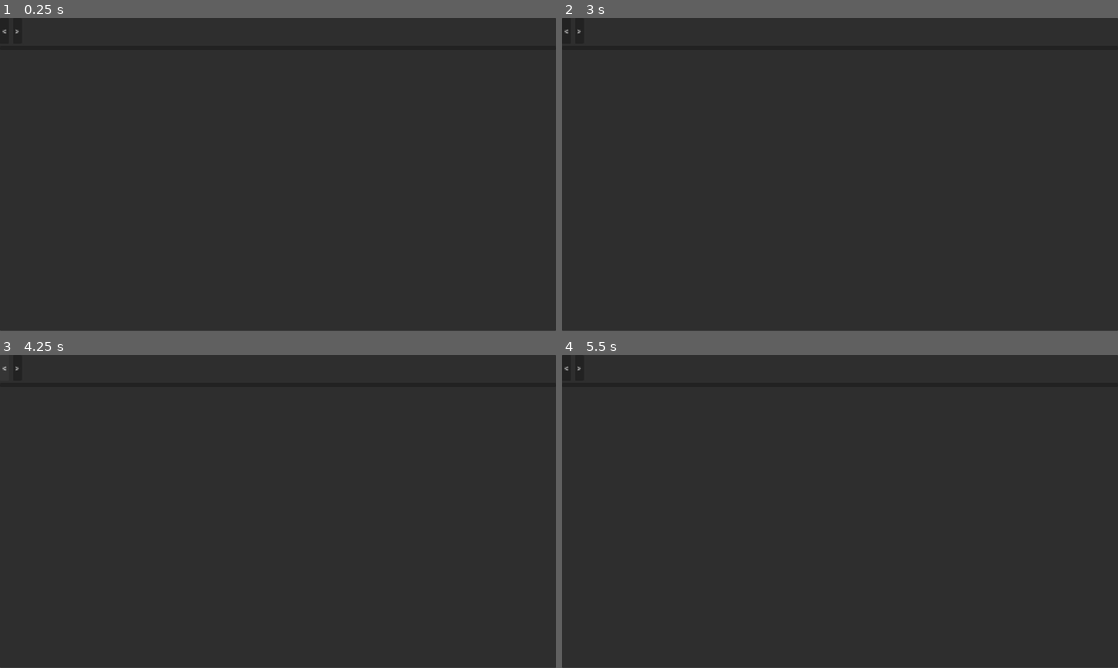
Above: before the commit, frames 1-4 (two rows, left to right).
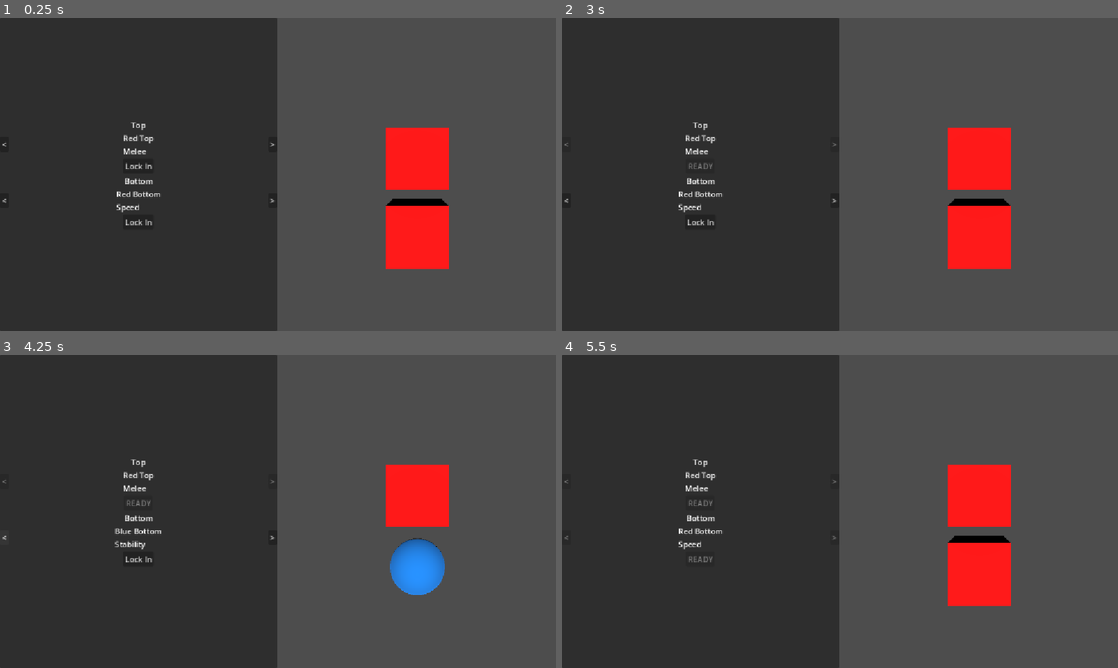
Above: after the commit, the same moments.

Repository: The-MEDINA/SNAP-back
Game: Godot game, scene res://Scenes/CharacterSelection.tscn
Same seed, same stepped clock (60 frames per second), same inputs: the game is played once before the commit and once after it. This scene is started directly instead of the project's main scene.
Inputs (mouse positions are in pixels of both pictures, inside the frame that each line leads up to):
- Up to frame 1 (0.25 s): no input
- Up to frame 2 (3 s): click "<" at 0.5 s; click ">" at 1.25 s; click (840, 49) at 2.02 s; click (701, 165) at 2.75 s, where only the run after the commit has a clickable "Lock In"
- Up to frame 3 (4.25 s): click "<" at 3.5 s
- Up to frame 4 (5.5 s): click ">" at 4.25 s; click (701, 558) at 5 s, where only the run after the commit has a clickable "Lock In"

The runs differ from the first frame. In frame 1, 50% of the frame differs, in the area x 0-100%, y 0-100%; in frame 2, 50%; in frame 3, 50%; in frame 4, 50%.

Commit message:
Made character selection screen
Able to cycle through an array of characters (only temp shapes for debugging)

Diff:
--- a/snap-back/Scenes/CharacterSelection.tscn
+++ b/snap-back/Scenes/CharacterSelection.tscn
@@ -1,49 +1,136 @@
 [gd_scene format=3 uid="uid://cg428p35w5yyh"]
 
-[node name="CharacterSelection" type="Control" unique_id=1551737255]
+[ext_resource type="Script" uid="uid://bpbndav6i0rmi" path="res://Scenes/button_manager.gd" id="1_ejqe8"]
+
+[node name="CharacterSelect" type="Control" unique_id=480896808 node_paths=PackedStringArray("top_mesh_node", "bottom_mesh_node")]
 layout_mode = 3
 anchors_preset = 15
 anchor_right = 1.0
 anchor_bottom = 1.0
-offset_right = -467.0
-offset_bottom = -279.0
+grow_horizontal = 2
+grow_vertical = 2
+script = ExtResource("1_ejqe8")
+top_mesh_node = NodePath("MainHBoxContainer/SubViewportContainer/SubViewport/Node3D/Skeleton3D/MeshInstance3D")
+bottom_mesh_node = NodePath("MainHBoxContainer/SubViewportContainer/SubViewport/Node3D/Skeleton3D/MeshInstance3D2")
+
+[node name="MainHBoxContainer" type="HBoxContainer" parent="." unique_id=1870354763]
+layout_mode = 1
+anchors_preset = -1
+anchor_right = 1.0
+anchor_bottom = 1.0
 grow_horizontal = 2
 grow_vertical = 2
 
-[node name="PanelContainer" type="PanelContainer" parent="." unique_id=973122732]
-layout_mode = 1
-anchors_preset = -1
-offset_right = 1152.0
-offset_bottom = 647.0
+[node name="PanelContainer" type="PanelContainer" parent="MainHBoxContainer" unique_id=475021622]
+layout_mode = 2
+size_flags_horizontal = 3
 
-[node name="VBoxContainer" type="VBoxContainer" parent="PanelContainer" unique_id=1347010449]
+[node name="MarginContainer" type="MarginContainer" parent="MainHBoxContainer/PanelContainer" unique_id=307594341]
 layout_mode = 2
 
-[node name="HBoxContainer" type="HBoxContainer" parent="PanelContainer/VBoxContainer" unique_id=499484419]
+[node name="VBoxContainer" type="VBoxContainer" parent="MainHBoxContainer/PanelContainer/MarginContainer" unique_id=819550477]
+layout_mode = 2
+size_flags_vertical = 4
+
+[node name="Top" type="Label" parent="MainHBoxContainer/PanelContainer/MarginContainer/VBoxContainer" unique_id=233345948]
+layout_mode = 2
+size_flags_horizontal = 4
+text = "Top"
+
+[node name="HBoxContainer" type="HBoxContainer" parent="MainHBoxContainer/PanelContainer/MarginContainer/VBoxContainer" unique_id=183221713]
 layout_mode = 2
 
-[node name="PreviousBtn" type="Button" parent="PanelContainer/VBoxContainer/HBoxContainer" unique_id=767940522]
+[node name="TopPrevBtn" type="Button" parent="MainHBoxContainer/PanelContainer/MarginContainer/VBoxContainer/HBoxContainer" unique_id=1572036947]
 layout_mode = 2
+size_flags_horizontal = 0
+size_flags_vertical = 4
 text = "<"
 
-[node name="DisplayVBox" type="VBoxContainer" parent="PanelContainer/VBoxContainer/HBoxContainer" unique_id=1184417922]
+[node name="VBoxContainer" type="VBoxContainer" parent="MainHBoxContainer/PanelContainer/MarginContainer/VBoxContainer/HBoxContainer" unique_id=1463362285]
+layout_mode = 2
+size_flags_horizontal = 6
+size_flags_vertical = 4
+
+[node name="TopNameLabel" type="Label" parent="MainHBoxContainer/PanelContainer/MarginContainer/VBoxContainer/HBoxContainer/VBoxContainer" unique_id=981552109]
+layout_mode = 2
+text = "Name"
+
+[node name="TopRoleLabel" type="Label" parent="MainHBoxContainer/PanelContainer/MarginContainer/VBoxContainer/HBoxContainer/VBoxContainer" unique_id=493588580]
+layout_mode = 2
+text = "Role"
+
+[node name="TopNextBtn" type="Button" parent="MainHBoxContainer/PanelContainer/MarginContainer/VBoxContainer/HBoxContainer" unique_id=66782738]
+layout_mode = 2
+size_flags_horizontal = 4
+size_flags_vertical = 4
+text = ">"
+
+[node name="TopLockInButton" type="Button" parent="MainHBoxContainer/PanelContainer/MarginContainer/VBoxContainer" unique_id=5843294]
+layout_mode = 2
+size_flags_horizontal = 4
+size_flags_vertical = 4
+text = "Lock In
+"
+
+[node name="Bottom" type="Label" parent="MainHBoxContainer/PanelContainer/MarginContainer/VBoxContainer" unique_id=2107551480]
+layout_mode = 2
+size_flags_horizontal = 4
+text = "Bottom"
+
+[node name="HBoxContainer2" type="HBoxContainer" parent="MainHBoxContainer/PanelContainer/MarginContainer/VBoxContainer" unique_id=107434215]
 layout_mode = 2
 
-[node name="CharcterTexture" type="TextureRect" parent="PanelContainer/VBoxContainer/HBoxContainer/DisplayVBox" unique_id=390576847]
+[node name="BottomPrevBtn" type="Button" parent="MainHBoxContainer/PanelContainer/MarginContainer/VBoxContainer/HBoxContainer2" unique_id=1198520786]
 layout_mode = 2
+size_flags_horizontal = 0
+size_flags_vertical = 4
+text = "<"
 
-[node name="Name" type="Label" parent="PanelContainer/VBoxContainer/HBoxContainer/DisplayVBox" unique_id=1717736510]
+[node name="VBoxContainer" type="VBoxContainer" parent="MainHBoxContainer/PanelContainer/MarginContainer/VBoxContainer/HBoxContainer2" unique_id=520748911]
 layout_mode = 2
+size_flags_horizontal = 6
+size_flags_vertical = 4
 
-[node name="RoleLabel" type="Label" parent="PanelContainer/VBoxContainer/HBoxContainer/DisplayVBox" unique_id=1147773128]
+[node name="BottomNameLabel" type="Label" parent="MainHBoxContainer/PanelContainer/MarginContainer/VBoxContainer/HBoxContainer2/VBoxContainer" unique_id=1254839490]
 layout_mode = 2
+text = "Name"
 
-[node name="NextBtn" type="Button" parent="PanelContainer/VBoxContainer/HBoxContainer" unique_id=1003212149]
+[node name="BottomRoleLabel" type="Label" parent="MainHBoxContainer/PanelContainer/MarginContainer/VBoxContainer/HBoxContainer2/VBoxContainer" unique_id=1149499393]
 layout_mode = 2
+text = "Role"
+
+[node name="BottomNextBtn" type="Button" parent="MainHBoxContainer/PanelContainer/MarginContainer/VBoxContainer/HBoxContainer2" unique_id=1167250052]
+layout_mode = 2
+size_flags_horizontal = 4
+size_flags_vertical = 4
 text = ">"
 
-[node name="LockInBtn" type="Button" parent="PanelContainer/VBoxContainer" unique_id=1178217051]
+[node name="BottomLockInButton" type="Button" parent="MainHBoxContainer/PanelContainer/MarginContainer/VBoxContainer" unique_id=2012523151]
 layout_mode = 2
+size_flags_horizontal = 4
+size_flags_vertical = 4
+text = "Lock In
+"
 
-[node name="StatusLabel" type="Label" parent="PanelContainer/VBoxContainer" unique_id=1262838331]
+[node name="SubViewportContainer" type="SubViewportContainer" parent="MainHBoxContainer" unique_id=301152440]
 layout_mode = 2
+size_flags_horizontal = 3
+stretch = true
+
+[node name="SubViewport" type="SubViewport" parent="MainHBoxContainer/SubViewportContainer" unique_id=1816881582]
+size = Vector2i(574, 648)
+
+[node name="Camera3D" type="Camera3D" parent="MainHBoxContainer/SubViewportContainer/SubViewport" unique_id=147444632]
+transform = Transform3D(1, 0, 0, 0, 1, 0, 0, 0, 1, 0, 1, 3)
+
+[node name="DirectionalLight3D" type="DirectionalLight3D" parent="MainHBoxContainer/SubViewportContainer/SubViewport" unique_id=962340239]
+
+[node name="Node3D" type="Node3D" parent="MainHBoxContainer/SubViewportContainer/SubViewport" unique_id=1337370511]
+
+[node name="Skeleton3D" type="Skeleton3D" parent="MainHBoxContainer/SubViewportContainer/SubViewport/Node3D" unique_id=756477417]
+
+[node name="MeshInstance3D" type="MeshInstance3D" parent="MainHBoxContainer/SubViewportContainer/SubViewport/Node3D/Skeleton3D" unique_id=1109766035]
+transform = Transform3D(1, 0, 0, 0, 1, 0, 0, 0, 1, 0, 1.2, 0)
+
+[node name="MeshInstance3D2" type="MeshInstance3D" parent="MainHBoxContainer/SubViewportContainer/SubViewport/Node3D/Skeleton3D" unique_id=742495059]
+transform = Transform3D(1, 0, 0, 0, 1, 0, 0, 0, 1, 0, 0.2, 0)
--- a/snap-back/Scenes/button_manager.gd
+++ b/snap-back/Scenes/button_manager.gd
@@ -1,34 +1,158 @@
 extends Control
 
-# Character Data Structure
-class CharacterData:
+# Character Data
+class CharacterPart:
 	var name: String
 	var role: String
-	var texture: Texture2D
+	var mesh: Mesh
 
-	func _init(p_name: String, p_role: String, p_texture: Texture2D) -> void:
+	func _init(p_name: String, p_role: String,p_mesh: Mesh) -> void:
 		name = p_name
-		texture = p_texture
-
-@onready var avatar_texture: TextureRect = $CardPanel/VBoxContainer/CarouselHBox/DisplayVBox/AvatarTexture
-@onready var name_label: Label = $CardPanel/VBoxContainer/CarouselHBox/DisplayVBox/NameLabel
-@onready var prev_button: Button = $CardPanel/VBoxContainer/CarouselHBox/PrevButton
-@onready var next_button: Button = $CardPanel/VBoxContainer/CarouselHBox/NextButton
-@onready var lock_button: Button = $CardPanel/VBoxContainer/LockInButton
-@onready var status_label: Label = $CardPanel/VBoxContainer/StatusLabel
-
-signal character_selected(character_data: CharacterData)
-
-var characters: Array[CharacterData] = []
-var current_index: int = 0
-var is_locked: bool = false
+		role = p_role
+		mesh = p_mesh
 
 
+#UI References
+#Top References
+@onready var top_name_label: Label = $MainHBoxContainer/PanelContainer/MarginContainer/VBoxContainer/HBoxContainer/VBoxContainer/TopNameLabel
+@onready var top_role_label: Label = $MainHBoxContainer/PanelContainer/MarginContainer/VBoxContainer/HBoxContainer/VBoxContainer/TopRoleLabel
+@onready var top_prev_btn: Button = $MainHBoxContainer/PanelContainer/MarginContainer/VBoxContainer/HBoxContainer/TopPrevBtn
+@onready var top_next_btn: Button = $MainHBoxContainer/PanelContainer/MarginContainer/VBoxContainer/HBoxContainer/TopNextBtn
+@onready var top_lock_btn: Button = $MainHBoxContainer/PanelContainer/MarginContainer/VBoxContainer/TopLockInButton
+#Bottom References
+@onready var bottom_name_label: Label = $MainHBoxContainer/PanelContainer/MarginContainer/VBoxContainer/HBoxContainer2/VBoxContainer/BottomNameLabel
+@onready var bottom_role_label: Label = $MainHBoxContainer/PanelContainer/MarginContainer/VBoxContainer/HBoxContainer2/VBoxContainer/BottomRoleLabel
+@onready var bottom_prev_btn: Button = $MainHBoxContainer/PanelContainer/MarginContainer/VBoxContainer/HBoxContainer2/BottomPrevBtn
+@onready var bottom_next_btn: Button = $MainHBoxContainer/PanelContainer/MarginContainer/VBoxContainer/HBoxContainer2/BottomNextBtn
+@onready var bottom_lock_btn: Button = $MainHBoxContainer/PanelContainer/MarginContainer/VBoxContainer/BottomLockInButton
+
+#3D Mesh Instance References
+@export var top_mesh_node: MeshInstance3D
+@export var bottom_mesh_node: MeshInstance3D
+
+#Character Part State Tracking
+#Array of character parts
+var top_parts: Array[CharacterPart] = []
+var bottom_parts: Array[CharacterPart] = []
+
+#Tracking current character shown
+var current_top_index: int = 0
+var current_bottom_index: int = 0
+
+#Check if locked in top and bottom
+var p1_locked: bool = false
+var p2_locked: bool = false
+
+#Start
 func _ready() -> void:
-	# Load sample character data
-	characters = [
-		CharacterData.new("Valerie", "Vanguard / Tank", preload("res://icon.svg")),
-		CharacterData.new("Jax", "Duelist / Speed", preload("res://icon.svg")),
-		CharacterData.new("Aura", "Support / Healer", preload("res://icon.svg")),
-		CharacterData.new("Kael", "Mage / Crowd Control", preload("res://icon.svg"))
+	#Initalize parts
+	_setup_character_parts()
+
+	#Connect buttons
+	top_prev_btn.pressed.connect(func(): _cycle_top(-1))
+	top_next_btn.pressed.connect(func(): _cycle_top(1))
+	top_lock_btn.pressed.connect(_on_top_lock_pressed)
+
+	bottom_prev_btn.pressed.connect(func(): _cycle_bottom(-1))
+	bottom_next_btn.pressed.connect(func(): _cycle_bottom(1))
+	bottom_lock_btn.pressed.connect(_on_bottom_lock_pressed)
+
+	_update_display()
+
+
+#Update the meshes with names and roles
+func _update_display() -> void:
+	# Update Top Selection
+	if not top_parts.is_empty():
+		var top_item = top_parts[current_top_index]
+		top_name_label.text = top_item.name
+		top_role_label.text = top_item.role
+		if top_mesh_node:
+			top_mesh_node.mesh = top_item.mesh
+
+	# Update Bottom Selection
+	if not bottom_parts.is_empty():
+		var bottom_item = bottom_parts[current_bottom_index]
+		bottom_name_label.text = bottom_item.name
+		bottom_role_label.text = bottom_item.role
+		if bottom_mesh_node:
+			bottom_mesh_node.mesh = bottom_item.mesh
+
+#Initalizing the parts
+func _setup_character_parts() -> void:
+	#==================================
+	# FOR TESTING BEFORE REAL MESHES
+	#==================================
+	var red_cube = BoxMesh.new()
+	red_cube.size = Vector3(0.8, 0.8, 0.8)
+	var red_mat = StandardMaterial3D.new()
+	red_mat.albedo_color = Color.RED
+	red_cube.material = red_mat
+
+	var blue_sphere = SphereMesh.new()
+	blue_sphere.radius = 0.4
+	blue_sphere.height = 0.8
+	var blue_mat = StandardMaterial3D.new()
+	blue_mat.albedo_color = Color.DODGER_BLUE
+	blue_sphere.material = blue_mat
+
+	top_parts = [
+		CharacterPart.new("Red Top", "Melee", red_cube),
+		CharacterPart.new("Blue Top", "Ranged", blue_sphere)
 	]
+	bottom_parts = [
+		CharacterPart.new("Red Bottom", "Speed", red_cube),
+		CharacterPart.new("Blue Bottom", "Stability", blue_sphere)
+	]
+	#==================================
+	# WHEN 3D MESHES ARE READY (Examples)
+	#==================================
+	#top_parts = [
+	# 	CharacterPart.new("Scarecrow", "Light", preload("res://Assets/3D/Armor/top_knight.tres")),
+	# ]
+	#
+	# bottom_parts = [
+	# 	CharacterPart.new("Scarecrow", "Light", preload("res://Assets/3D/Armor/bottom_knight.tres")),
+	# ]
+
+#Function to cycle through the tops, and update
+func _cycle_top(dir: int) -> void:
+	#make sure there is a
+	if p1_locked or top_parts.is_empty():
+		return
+	current_top_index = (current_top_index + dir + top_parts.size()) % top_parts.size()
+	_update_display()
+
+#Function to cycle through the bottoms and update
+# -1 = previous index
+# 1 = next index
+func _cycle_bottom(dir: int) -> void:
+	if p2_locked or bottom_parts.is_empty():
+		return
+	#Change index based on number passed in
+	current_bottom_index = (current_bottom_index + dir + bottom_parts.size()) % bottom_parts.size()
+	_update_display()
+
+#Player 1 is ready
+func _on_top_lock_pressed() -> void:
+	p1_locked = true
+	top_prev_btn.disabled = true
+	top_next_btn.disabled = true
+	top_lock_btn.disabled = true
+	top_lock_btn.text = "READY"
+	_check_both_ready()
+
+#Player 2 is ready
+func _on_bottom_lock_pressed() -> void:
+	p2_locked = true
+	bottom_prev_btn.disabled = true
+	bottom_next_btn.disabled = true
+	bottom_lock_btn.disabled = true
+	bottom_lock_btn.text = "READY"
+	_check_both_ready()
+
+#Both players are ready to start
+func _check_both_ready() -> void:
+	if p1_locked and p2_locked:
+		print("Both players locked in their meshes!")
+		# Transition to gameplay scene
